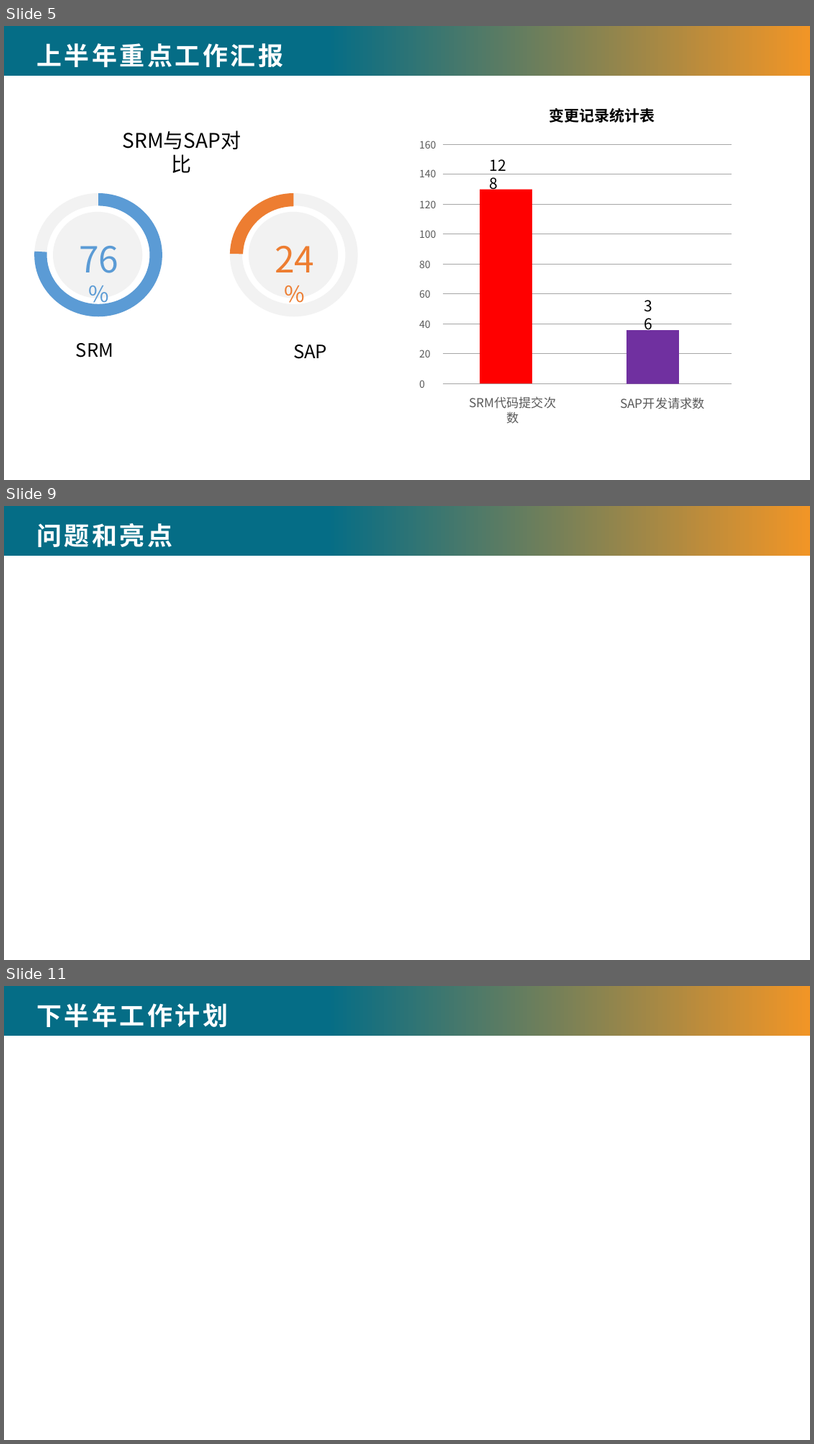
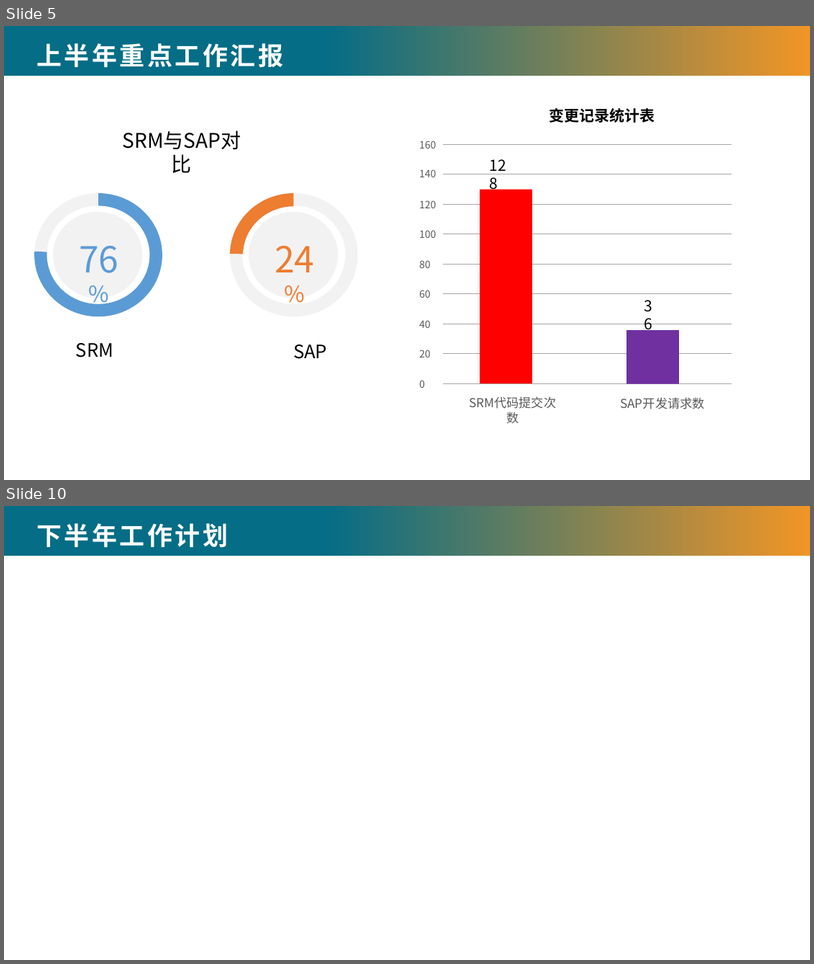
Before and after one commit to chenzz1228/MDG, a slide deck: 年中述职材料模板-职员.pptx. Shown one above the other, each under a label of ours: slides 5, 9 and 11 before the commit, slides 5 and 10 after it; the slides between them are not shown. The pictures are 814x1444 and 814x964 pixels, drawn with LibreOffice and Linux fonts; fonts in the diff are those of the drawing; background and template pictures are left out. Boxes give left, top, right and bottom in pixels: in the first picture for what was removed or moved away, otherwise in the second. Text is boxed around its words. In the diff, an @@ line names an element or a change of style, - is before the commit and + after.

```diff
--- a/年中述职材料模板-职员.pptx
+++ b/年中述职材料模板-职员.pptx
@@ slide 9 removed at (4, 506, 810, 960), background #FFFFFF; not listed: 1 template element that a slide beside it also shows @@
@@ title removed at (36, 523, 172, 547) @@
-问题和亮点
@@ what was slide 11 is now slide 10 @@
```
Also in this commit, not shown: 4 slides changed.
